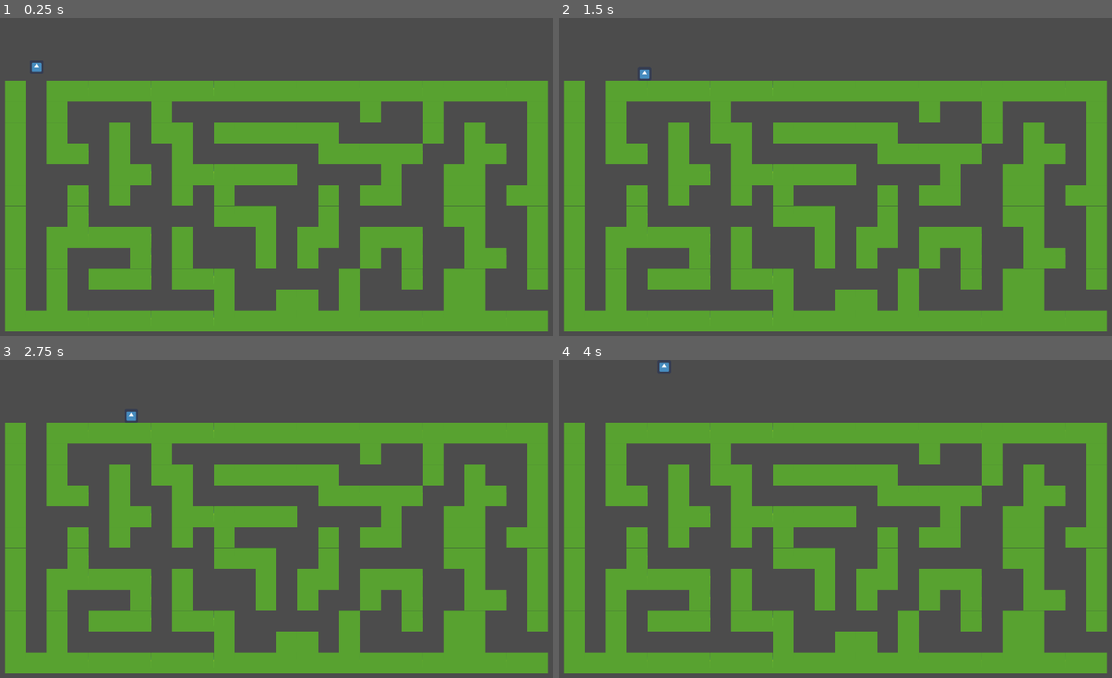
Above: before the commit, frames 1-4 (two rows, left to right).
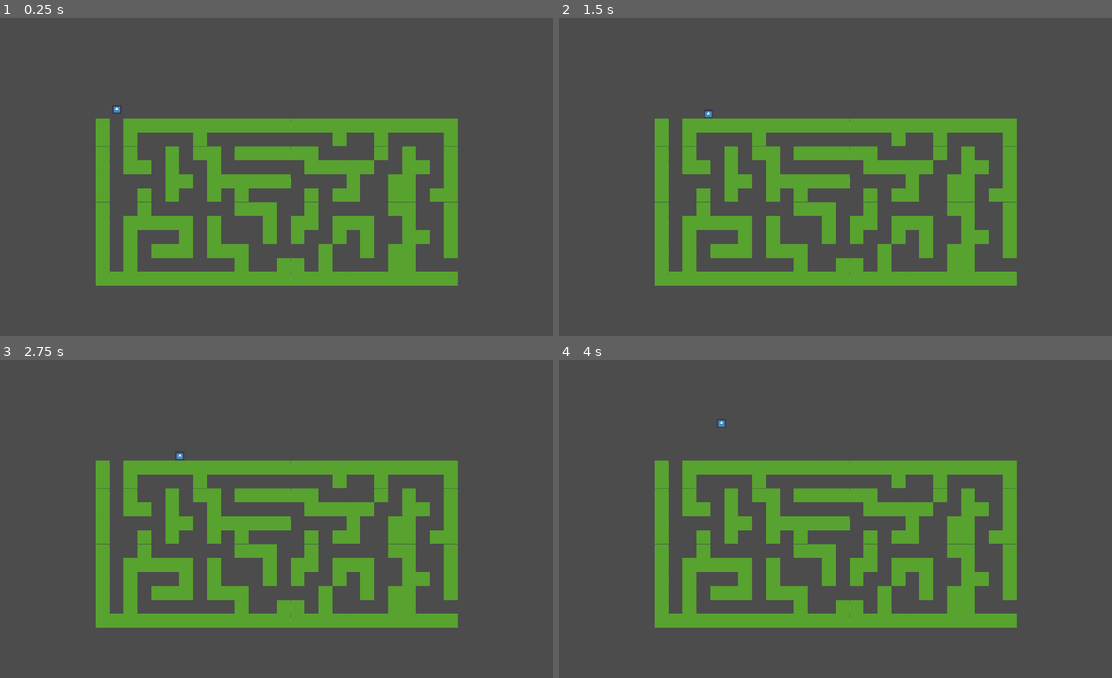
Above: after the commit, the same moments.

Repository: ajayamoorthy/WeddingDisorganizer
Game: Godot game, scene res://Scenes/MazeMinigameLevel1.tscn
Two runs of this game, one before a commit and one after it. Both use one fixed random seed, a clock stepped at 60 frames per second and the inputs below. Before the commit the project has no main scene; this scene is started directly in both runs. The engine's default icon, where the game draws it, is replaced by a stand-in: a white triangle on a blue panel in a dark square.
Inputs:
- Up to frame 1 (0.25 s): no input
- Up to frame 2 (1.5 s): tap Enter at 0.5 s; hold Right (ui_right) 0.53-1.28 s; hold Down (ui_down) from 1.28 s (still down)
- Up to frame 3 (2.75 s): tap Space at 2 s; release Down (ui_down) at 2.03 s; hold Right (ui_right) from 2.03 s (still down)
- Up to frame 4 (4 s): release Right (ui_right) at 2.78 s; hold Up (ui_up) 2.78-3.53 s; hold Left (ui_left) from 3.53 s (still down)

The runs differ from the first frame. In frame 1, 44% of the frame differs, in the area x 0-100%, y 14-99%; in frame 2, 44%; in frame 3, 44%, in the area x 0-100%, y 16-99%; in frame 4, 44%.

Commit message:
Temp Fix for Zoom Issue on Maze Minigame
added a camera 2D node to the maze minigame so it isn't zoomed in on my laptop; potential fix because it may look messed up on a larger screen

Diff:
--- a/Scenes/MazeMinigameLevel1.tscn
+++ b/Scenes/MazeMinigameLevel1.tscn
@@ -4,6 +4,11 @@
 [ext_resource path="res://Scenes/MazeMinigamePlayer.tscn" type="PackedScene" id=2]
 
 [node name="MazeLevel1" type="Node2D"]
+
+[node name="Camera2D" type="Camera2D" parent="."]
+position = Vector2( 959, 540 )
+current = true
+zoom = Vector2( 1.5, 1.5 )
 
 [node name="TileMap" type="TileMap" parent="."]
 tile_set = ExtResource( 1 )
--- a/project.godot
+++ b/project.godot
@@ -11,6 +11,7 @@
 [application]
 
 config/name="Wedding Disorganizer"
+run/main_scene="res://Scenes/MazeMinigameLevel1.tscn"
 config/icon="res://icon.png"
 
 [display]
